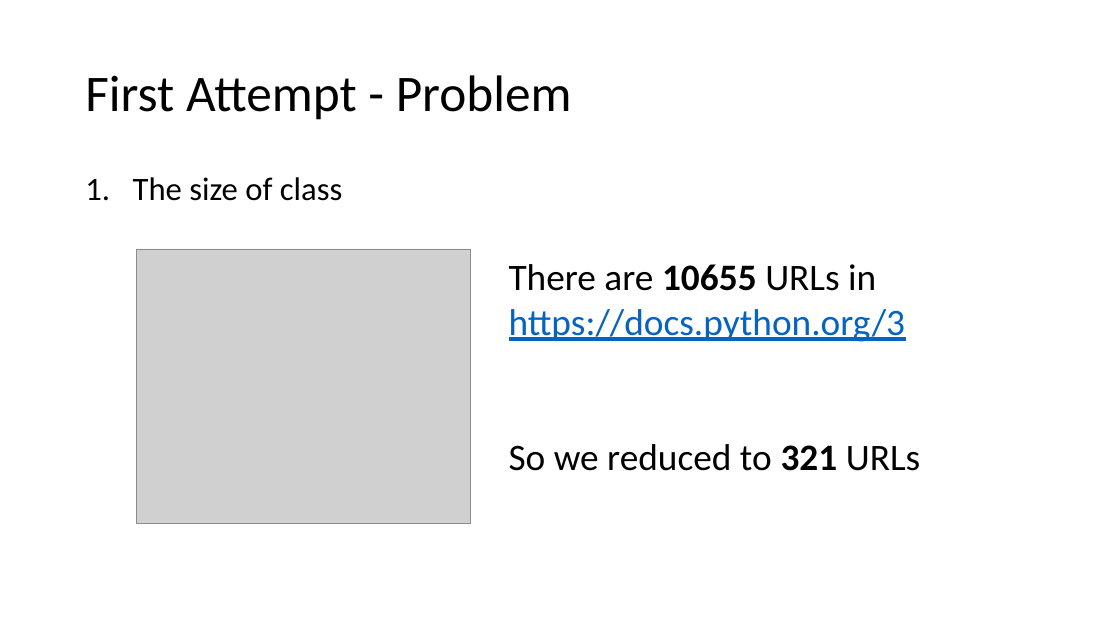
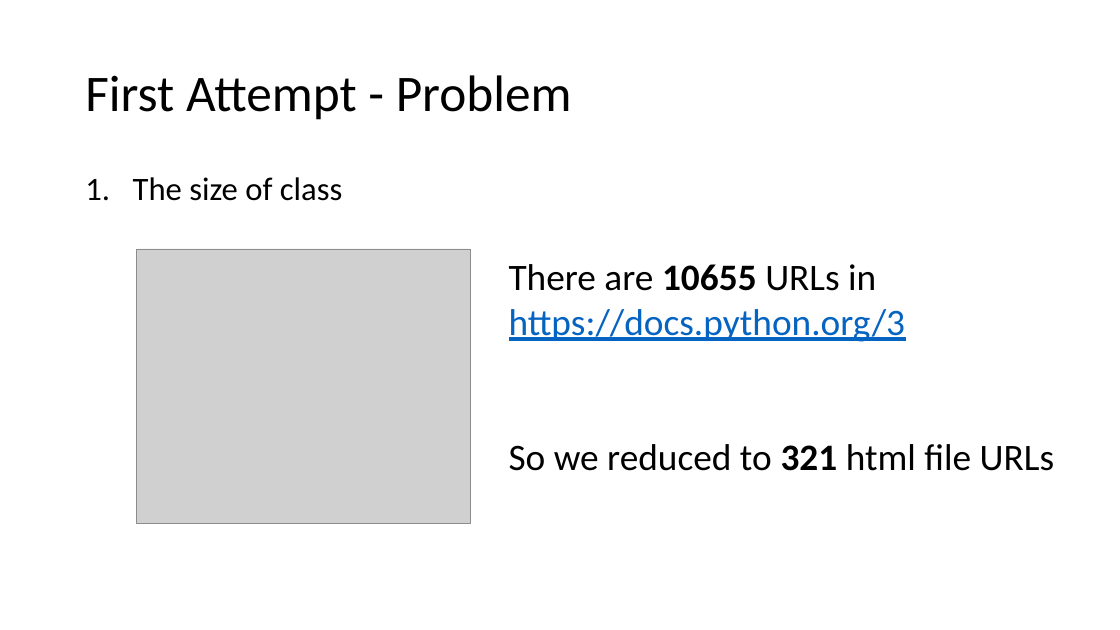
Before and after one commit to cushionbadak/PyMaker, a slide deck: slide 18 of Speech/NLP_2nd_speech.pptx. Drawn at 1120x630 pixels with LibreOffice and Linux fonts; fonts in the diff are those of the drawing; grey boxes stand for pictures. Boxes give left, top, right and bottom in pixels: in the first picture for what was removed or moved away, otherwise in the second. Text is boxed around its words. In the diff, an @@ line names an element or a change of style, - is before the commit and + after.

```diff
--- a/Speech/NLP_2nd_speech.pptx
+++ b/Speech/NLP_2nd_speech.pptx
@@ text at (x1=509, y1=444, x2=1055, y2=471): text changed @@
-So we reduced to 321 URLs
+So we reduced to 321 html file URLs
```
Also in this commit, not shown: 4 other slides changed, 1 other file.
